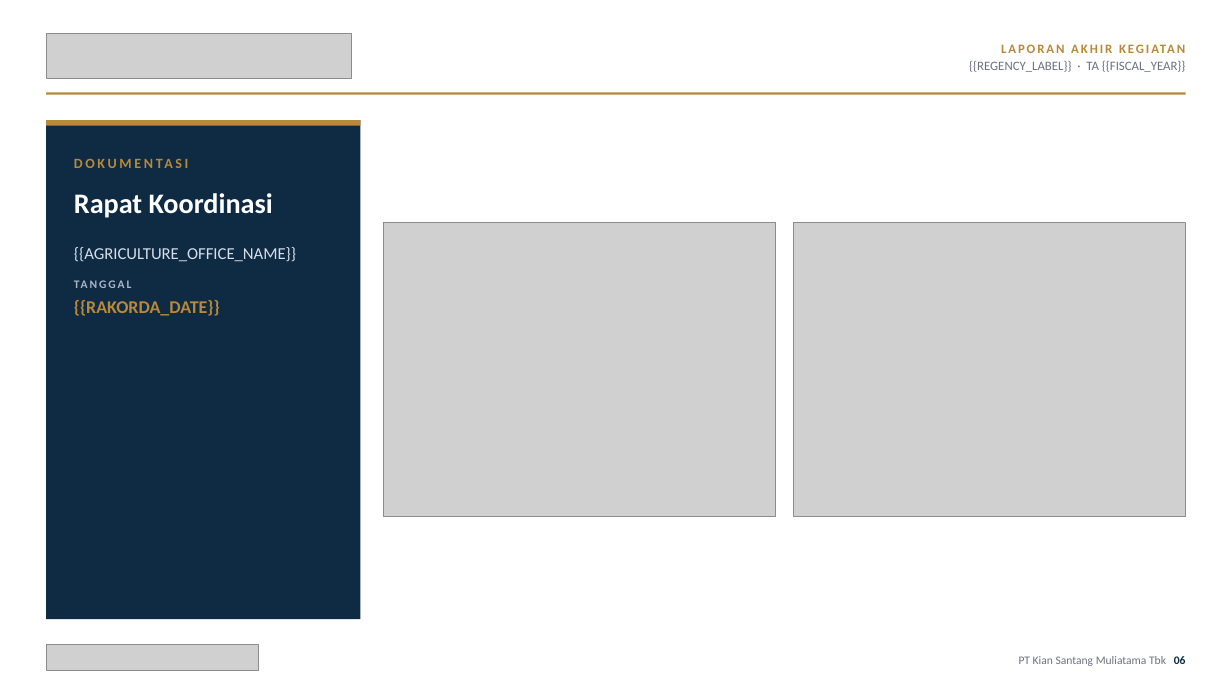
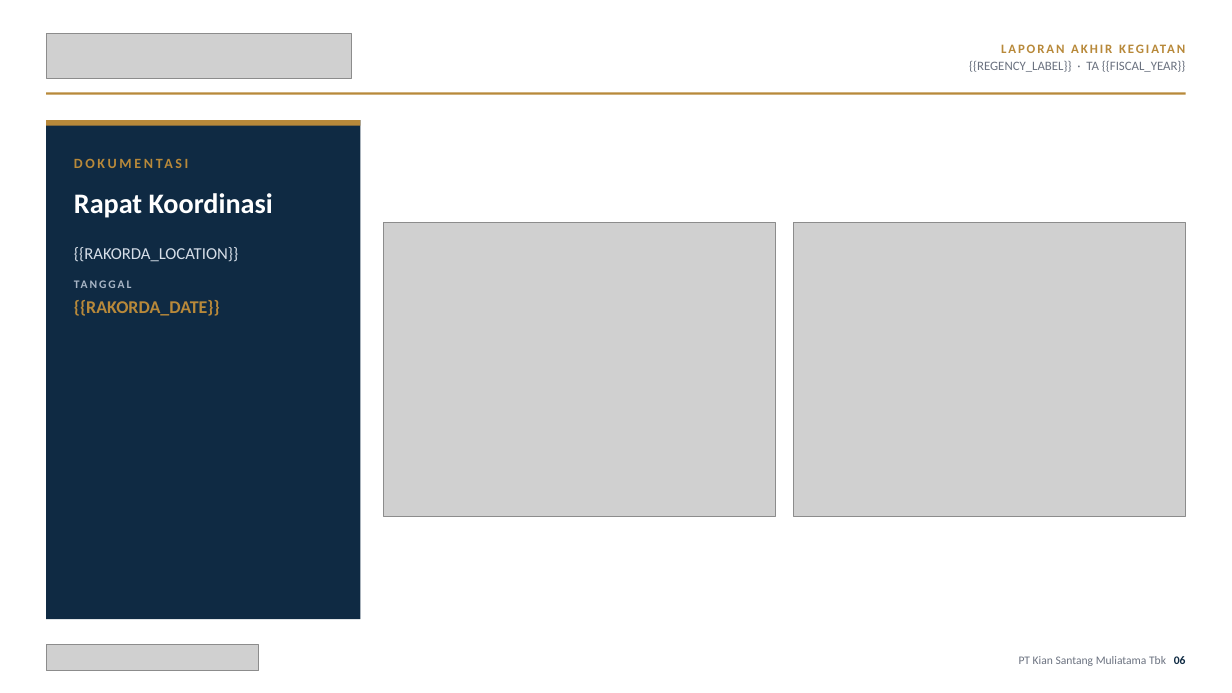
Before and after one commit to RndraThr/Konverter_Kit_Gas, a slide deck: slide 6 of internal/finalreport/template/final_report_template.pptx. Drawn at 1232x693 pixels with LibreOffice and Linux fonts; fonts in the diff are those of the drawing; grey boxes stand for pictures. Boxes give left, top, right and bottom in pixels: in the first picture for what was removed or moved away, otherwise in the second. Text is boxed around its words. In the diff, an @@ line names an element or a change of style, - is before the commit and + after.

```diff
--- a/internal/finalreport/template/final_report_template.pptx
+++ b/internal/finalreport/template/final_report_template.pptx
@@ text at <box>74,247,238,262</box>: text changed @@
-{{AGRICULTURE_OFFICE_NAME}}
+{{RAKORDA_LOCATION}}
```
Also in this commit, not shown: 4 other slides changed, 14 other files.
